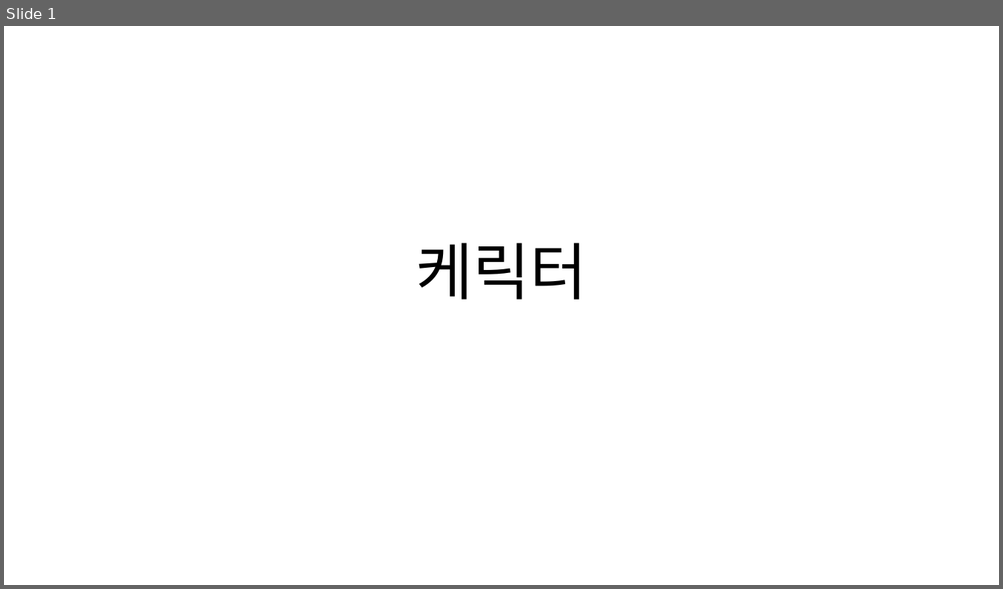
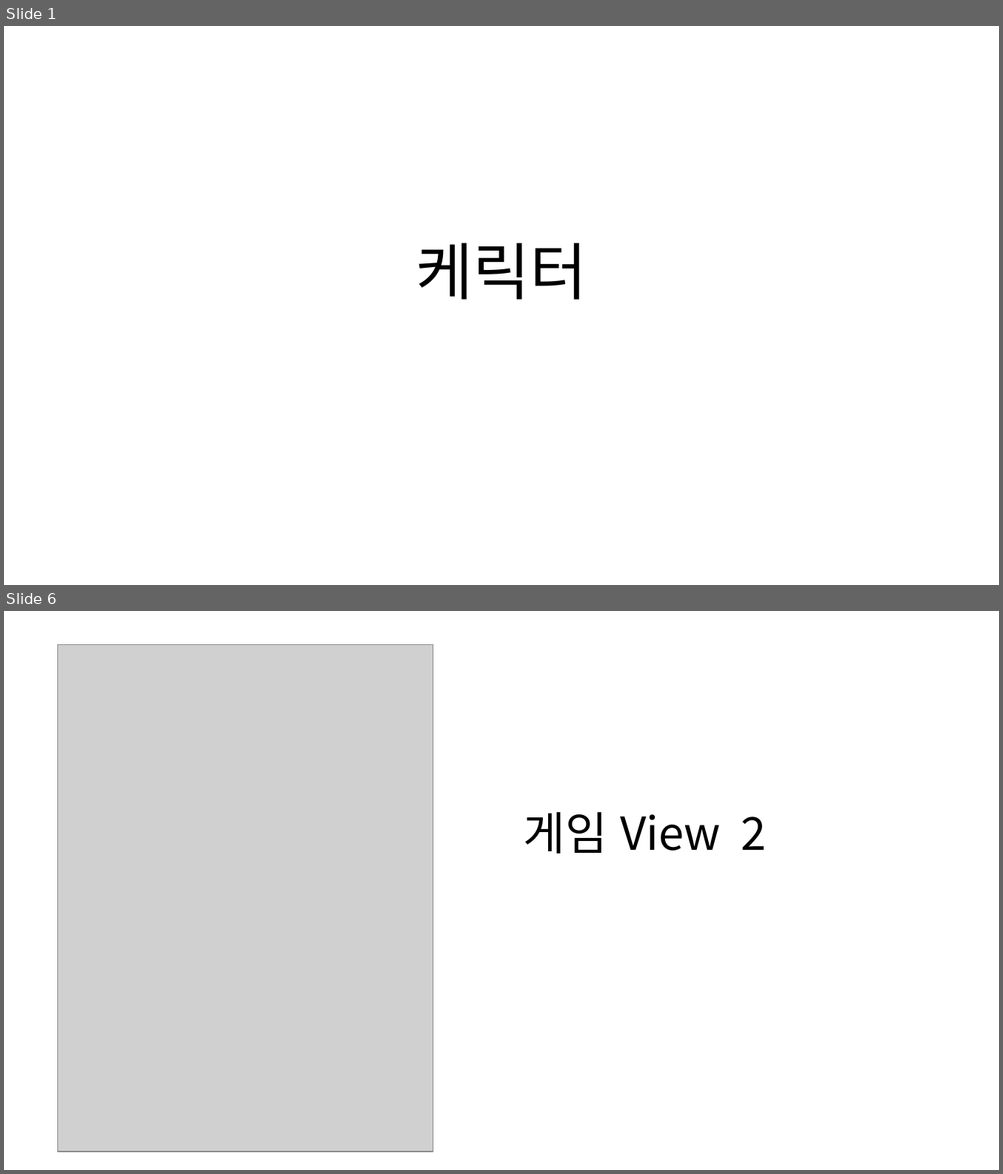
Before and after one commit to Pacman18/Plan, a slide deck: 캐릭터시리즈.pptx. Shown one above the other, each under a label of ours: slide 1 before the commit, slides 1 and 6 after it; the slides between them are not shown. The pictures are 1003x589 and 1003x1174 pixels, drawn with LibreOffice and Linux fonts; fonts in the diff are those of the drawing; grey boxes stand for pictures. Boxes give left, top, right and bottom in pixels: in the first picture for what was removed or moved away, otherwise in the second. Text is boxed around its words. In the diff, an @@ line names an element or a change of style, - is before the commit and + after.

```diff
--- a/캐릭터시리즈.pptx
+++ b/캐릭터시리즈.pptx
@@ slide 6 added at (4,611,999,1170), background #FFFFFF @@
@@ picture added at (58,644,432,1152) @@
@@ title added at (523,812,766,854), 44 pt, text #000000 @@
+게임 View 2
```
Also in this commit, not shown: 2 slides changed, 4 other slides added, 1 slide removed.
